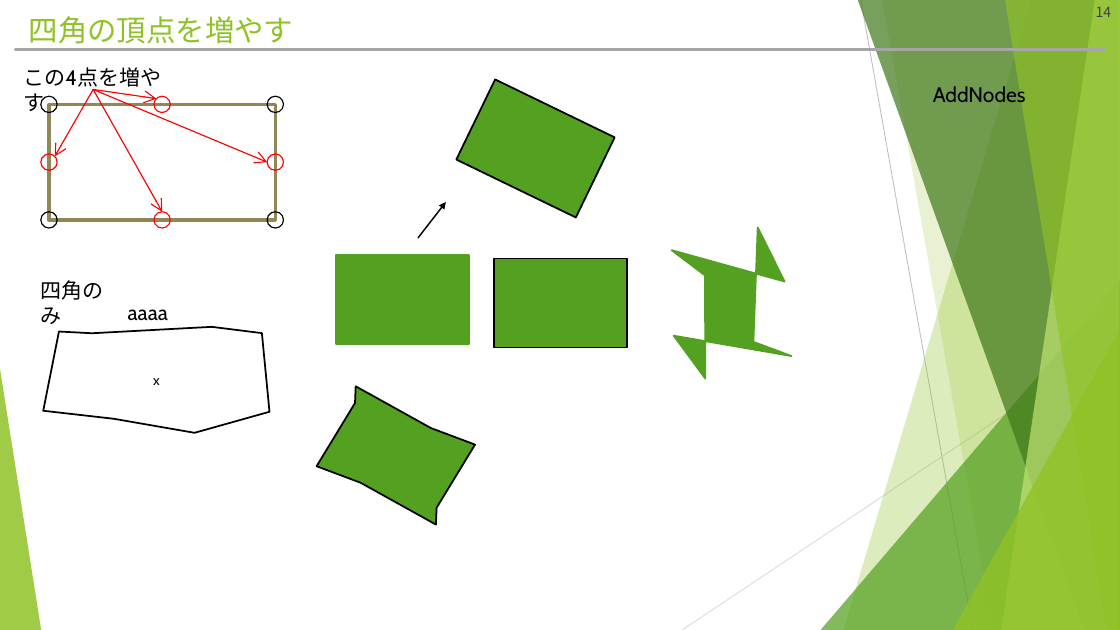
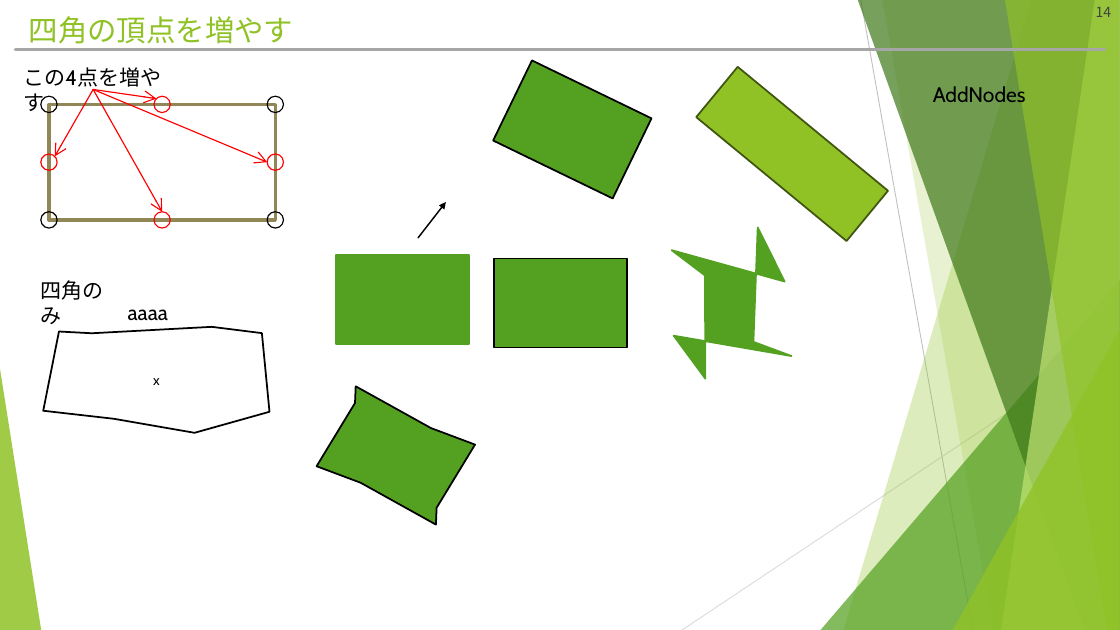
Before and after one commit to hitsuji-ga-u/pawapo, a slide deck: slide 14 of slide/customUI_debug.pptm. Drawn at 1120x630 pixels with LibreOffice and Linux fonts; fonts in the diff are those of the drawing. Boxes give left, top, right and bottom in pixels: in the first picture for what was removed or moved away, otherwise in the second. Text is boxed around its words. In the diff, an @@ line names an element or a change of style, - is before the commit and + after.

```diff
--- a/slide/customUI_debug.pptm
+++ b/slide/customUI_debug.pptm
@@ freeform shape: place and size @@
-freeform shape at [456, 80, 614, 218]
+freeform shape at [493, 60, 651, 198]
@@ rectangle added at [696, 67, 888, 242], fill #90C226, outline #3F5511 1.5 pt @@
```
Also in this commit, not shown: 3 other slides changed, 5 other files.
